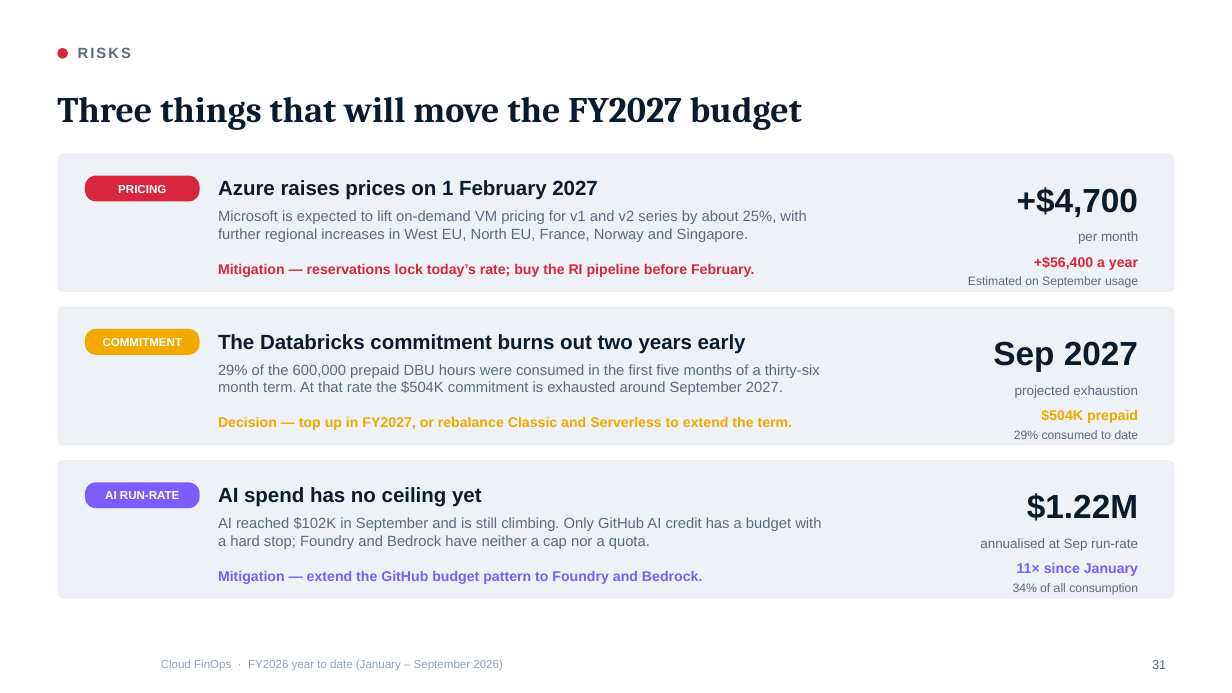
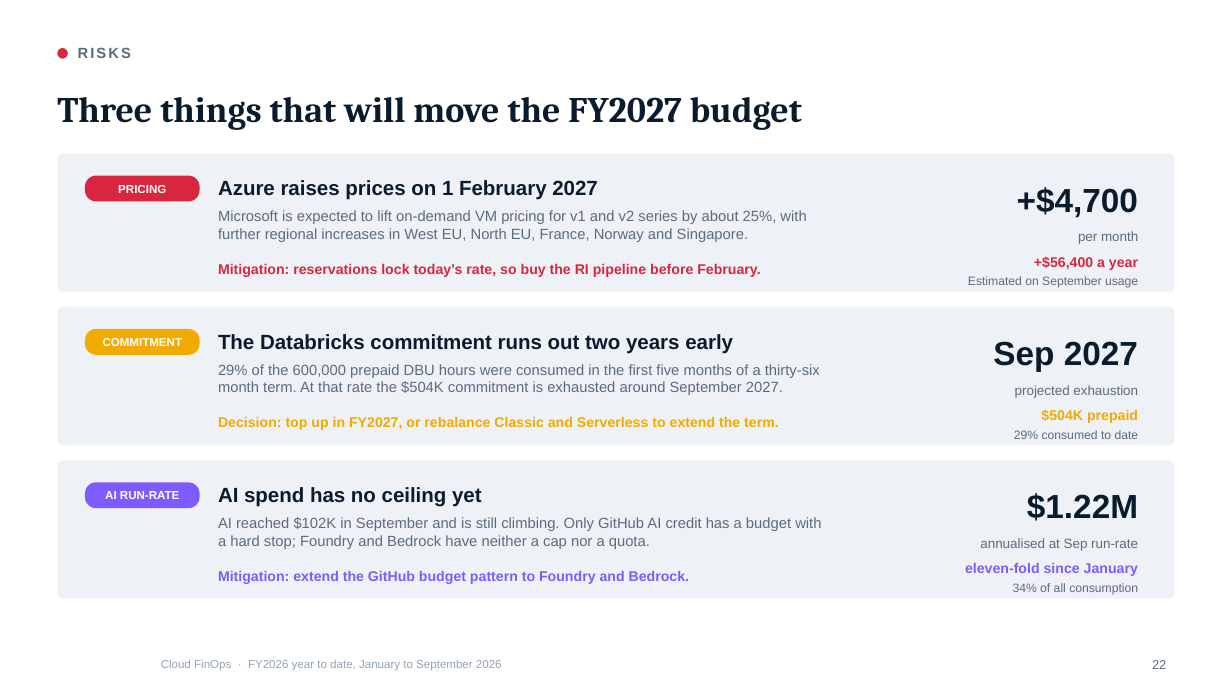
Before and after one commit to arielga5-code/Finops, a slide deck: slide 22 of presentations/Cloud_FinOps_Harel_FY2026_September.pptx (slide 31 before the commit). Drawn at 1232x693 pixels with LibreOffice and Linux fonts; fonts in the diff are those of the drawing; background and template pictures are left out. Boxes give left, top, right and bottom in pixels: in the first picture for what was removed or moved away, otherwise in the second. Text is boxed around its words. In the diff, an @@ line names an element or a change of style, - is before the commit and + after.

```diff
--- a/presentations/Cloud_FinOps_Harel_FY2026_September.pptx
+++ b/presentations/Cloud_FinOps_Harel_FY2026_September.pptx
@@ text at <box>218,263,760,277</box>: text changed @@
-Mitigation — reservations lock today’s rate; buy the RI pipeline before February.
+Mitigation: reservations lock today’s rate, so buy the RI pipeline before February.
@@ text at <box>218,334,733,354</box>: text changed @@
-The Databricks commitment burns out two years early
+The Databricks commitment runs out two years early
@@ text at <box>218,416,779,430</box>: text changed @@
-Decision — top up in FY2027, or rebalance Classic and Serverless to extend the term.
+Decision: top up in FY2027, or rebalance Classic and Serverless to extend the term.
@@ text at <box>965,563,1138,576</box>: text changed @@
-11× since January
+eleven-fold since January
@@ text at <box>218,571,689,584</box>: text changed @@
-Mitigation — extend the GitHub budget pattern to Foundry and Bedrock.
+Mitigation: extend the GitHub budget pattern to Foundry and Bedrock.
@@ text at <box>161,660,502,671</box>: text changed @@
-Cloud FinOps · FY2026 year to date (January – September 2026)
+Cloud FinOps · FY2026 year to date, January to September 2026
@@ page number at <box>1152,660,1166,669</box>: text changed @@
-31
+22
```
Also in this commit, not shown: 38 other slides changed, 2 slides removed, 15 other files.
